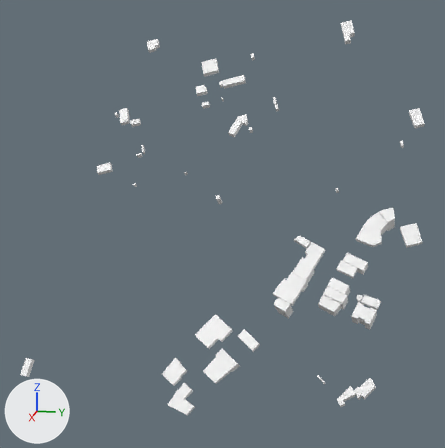
The glTF model foss4g-2025/public/premade-output/tileset/buildings/data/RC133.glb, before and after one commit.
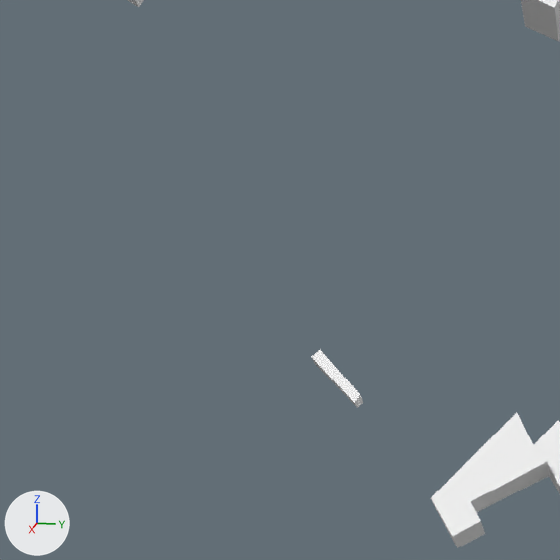
The first picture shows the older version from a 50 mm lens placed at (-5088205.0, 465676.0, -3803537.0), pointed at (-5089030.0, 465511.0, -3803743.0). The close-ups show both versions on the part from 60% to 80% of the width and 71% to 91% of the height of that picture; other places that the commit changed are outside them. Arrows for +X, +Y and +Z are at lower left; the lights stay in place. Where no turn or scale is listed for an object, it has been applied to the vertices. Vertices at the same position are counted once.

The scene before the commit, as lines of its bpy script (objects in view):
```python
me_mesh_0 = bpy.data.meshes.new('Mesh_0')
me_mesh_0.from_pydata(...)  # 702 vertices, 1152 faces; spans x -165.0..187.0, y -266.0..249.0, z -237.0..254.0
me_mesh_0.materials.append(mat_color_material)
ob_node = bpy.data.objects.new('node', me_mesh_0)
ob_node.location = (-5089052.0, 465529.8, -3803713.5)
```
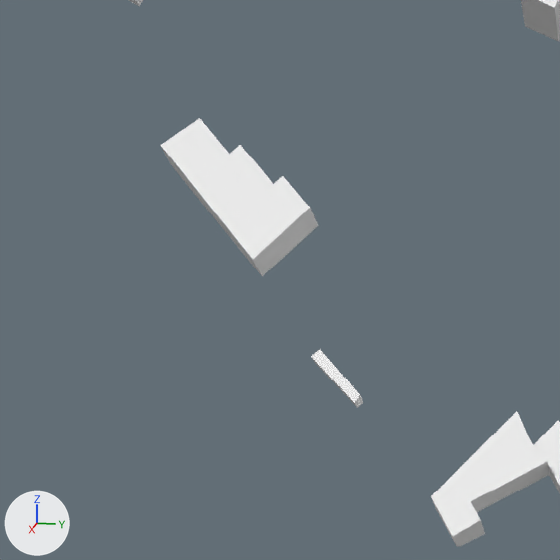
Where the newer file only moved an object's origin or applied its transform, the numbers keep the older frame.

Where the change shows, as pixel boxes (x1, y1, x2, y2) in the close-ups (560 x 560 px):
'node', reshaped: before (127, 0, 560, 548); after (129, 0, 560, 547)
part 1 of me_mesh_0, added: after (160, 118, 318, 276)

The change, as a list of edits to the scene's bpy script:
```text
Change me_mesh_0:
    used by ob_node; location = (-5089052.0, 465529.8, -3803713.5)
    remove me_mesh_0.from_pydata(...)  # 702 vertices, 1152 faces; spans x -165.0..187.0, y -266.0..249.0, z -237.0..254.0
    add me_mesh_0.from_pydata(...)  # 740 vertices, 1220 faces; spans x -165.0..190.0, y -266.0..249.0, z -255.0..254.0
    me_mesh_0 part 1: a new loose piece of 20 vertices spanning x 117.0..148.0, y 92.0..124.0, z -174.0..-142.0, in mat_color_material
```
